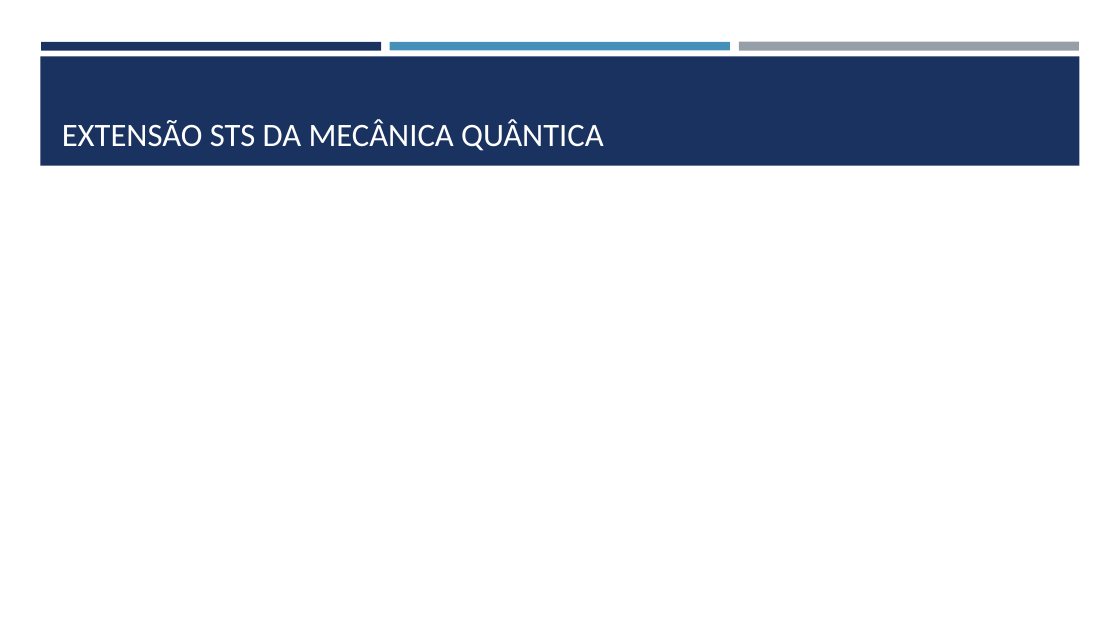
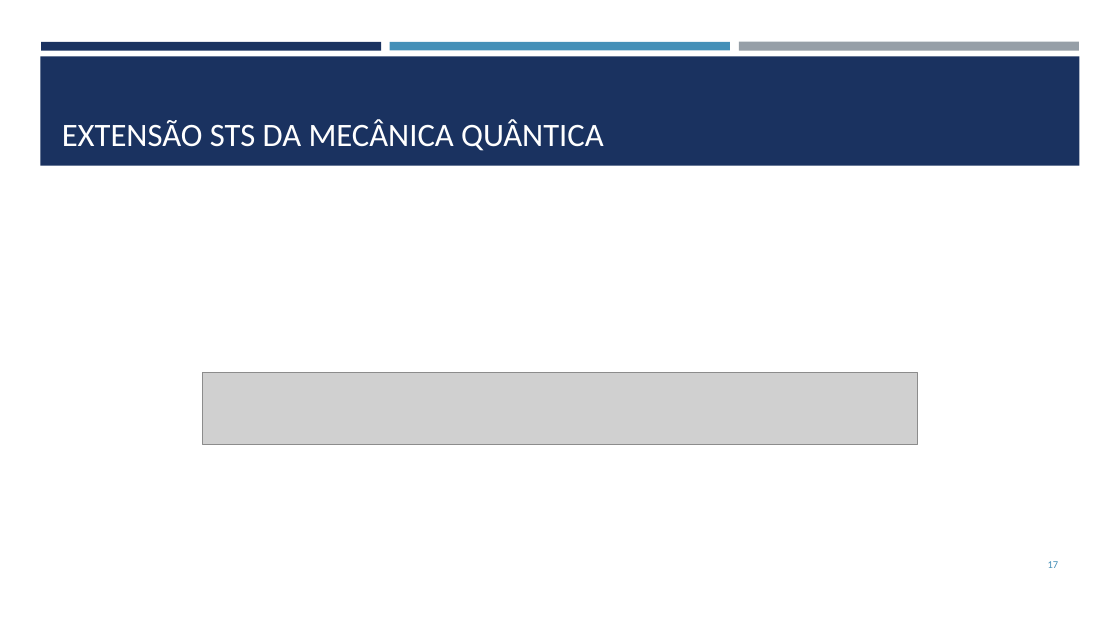
Before and after one commit to REsteche/master_works, a slide deck: slide 17 of conclusion/defesa.pptx (slide 14 before the commit). Drawn at 1120x630 pixels with LibreOffice and Linux fonts; fonts in the diff are those of the drawing; grey boxes stand for pictures. Boxes give left, top, right and bottom in pixels: in the first picture for what was removed or moved away, otherwise in the second. Text is boxed around its words. In the diff, an @@ line names an element or a change of style, - is before the commit and + after.

```diff
--- a/conclusion/defesa.pptx
+++ b/conclusion/defesa.pptx
@@ picture added at bbox=[202, 373, 918, 444] @@
@@ page number added at bbox=[1048, 561, 1059, 568], 9 pt, text #4590B8 @@
+17
```
Also in this commit, not shown: 18 other slides changed, 31 slides added, 6 slides removed, 1 other file.
